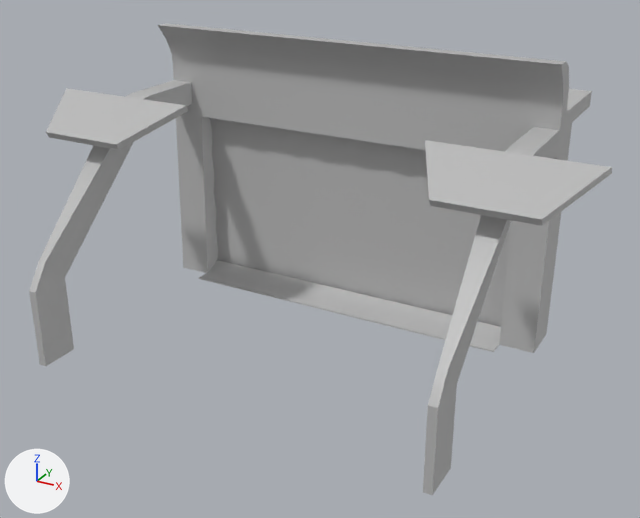
The FBX model Mech Commando/Assets/Assets/Machine Fortifications/Gate/Gate.fbx, before and after one commit.
Rendered twice from a 50 mm lens placed at (0.268, -0.534, 0.294), pointed at (0.011, -0.068, 0.06). Arrows for +X, +Y and +Z are at lower left; the lights stay in place. Where no turn or scale is listed for an object, it has been applied to the vertices.

The older version as bpy lines, for what is in view:
```python
me_mesh = bpy.data.meshes.new('Mesh')
me_mesh.from_pydata(...)  # 144 vertices, 144 faces; spans x -0.188..0.188, y -0.18..0.063, z -0.072..0.125
me_mesh.materials.append(mat_lambert1)  # grey #bcbcbc
me_mesh_001 = bpy.data.meshes.new('Mesh.001')
me_mesh_001.from_pydata(...)  # 70 vertices, 60 faces; spans x -0.124..0.124, y -0.028..0.028, z -0.006..0.003
me_mesh_001.materials.append(mat_lambert1)  # grey #bcbcbc
me_mesh_002 = bpy.data.meshes.new('Mesh.002')
me_mesh_002.from_pydata(...)  # 306 vertices, 304 faces; spans x -0.12..0.12, y -0.001..0.004, z 0.0..0.126
me_mesh_002.materials.append(mat_lambert1)  # grey #bcbcbc
ob_bumps = bpy.data.objects.new('Bumps', me_mesh_001)
ob_bumps.location = (0.0, 0.0012, 0.0031)
ob_gate1 = bpy.data.objects.new('Gate1', me_mesh_002)
ob_gate1.location = (0.0, 0.0, 0.0)
ob_outer = bpy.data.objects.new('Outer', me_mesh)
ob_outer.location = (0.0001, 0.0018, 0.0672)
```
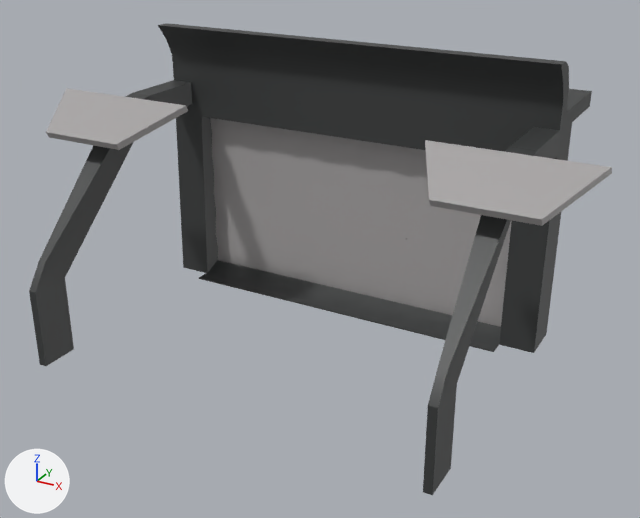
Patch to the scene script:
```diff
--- a/Mech Commando/Assets/Assets/Machine Fortifications/Gate/Gate.fbx.py
+++ b/Mech Commando/Assets/Assets/Machine Fortifications/Gate/Gate.fbx.py
@@ img_gate_lambert2_albedotransparency_png @@
+img_gate_lambert2_albedotransparency_png = load_image('Gate_lambert2_AlbedoTransparency.png', '_unpacked/Gate_lambert2_AlbedoTransparency.png', 2048, 2048, 'sRGB')
@@ mat_machinegatemat @@
+mat_machinegatemat = principled_material('MachineGateMat')
+mat_machinegatemat.texture = img_gate_lambert2_albedotransparency_png
@@ me_mesh @@
 me_mesh.from_pydata(...)  # 144 vertices, 144 faces; spans x -0.188..0.188, y -0.18..0.063, z -0.072..0.125
 # used by ob_outer; location = (0.0001, 0.0018, 0.0672)
-me_mesh.materials.append(mat_lambert1)  # grey #bcbcbc
+# me_mesh part 2: texture (UV) coordinates of 144 of 144 faces, centred in x -0.177..0.177, y -0.18..0.063, z -0.067..0.125, changed; they spanned u 0.12..0.88, v 0.0..1.0 and now span u 0.01..0.99, v 0.11..0.98
+me_mesh.materials.append(mat_machinegatemat)  # picture img_gate_lambert2_albedotransparency_png
@@ me_mesh_001 @@
 me_mesh_001.from_pydata(...)  # 70 vertices, 60 faces; spans x -0.124..0.124, y -0.028..0.028, z -0.006..0.003
 # used by ob_bumps; location = (0.0, 0.0012, 0.0031)
-me_mesh_001.materials.append(mat_lambert1)  # grey #bcbcbc
+# me_mesh_001 part 1: texture (UV) coordinates of 60 of 60 faces, centred in x -0.124..0.124, y -0.028..0.028, z -0.005..0.003, changed; they spanned u 0.37..0.62, v 0.0..0.75 and now span u 0.0..0.82, v 0.0..0.92
+me_mesh_001.materials.append(mat_machinegatemat)  # picture img_gate_lambert2_albedotransparency_png
@@ me_mesh_002 @@
 me_mesh_002.from_pydata(...)  # 306 vertices, 304 faces; spans x -0.12..0.12, y -0.001..0.004, z 0.0..0.126
-me_mesh_002.materials.append(mat_lambert1)  # grey #bcbcbc
+me_mesh_002.materials.append(mat_machinegatemat)  # picture img_gate_lambert2_albedotransparency_png
```

Pixel boxes [x1, y1, x2, y2] of what changed, in the pictures (640 x 518 px):
'Outer', recoloured, surface changed
    both: [29, 23, 612, 495]
'Gate1', recoloured
    both: [210, 118, 512, 327]
'Bumps', recoloured, surface changed (grey to black)
    both: [199, 260, 501, 352]
